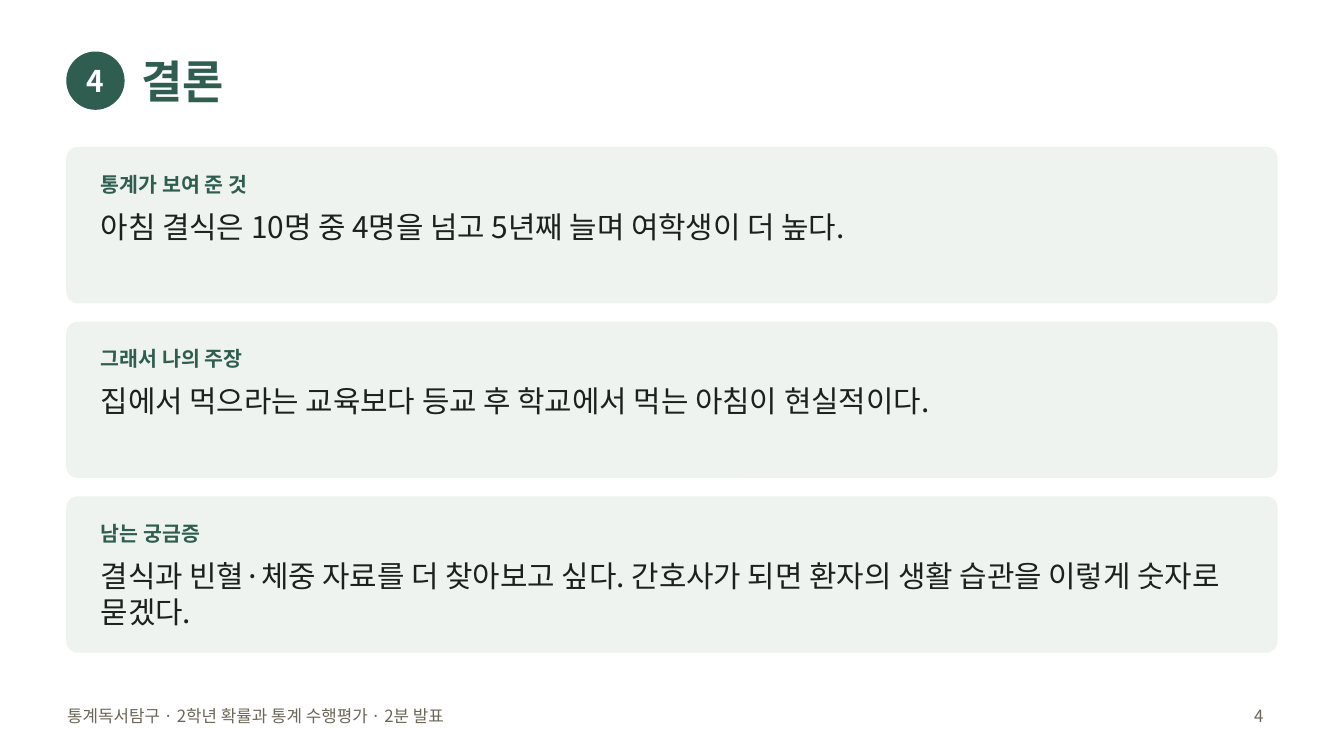
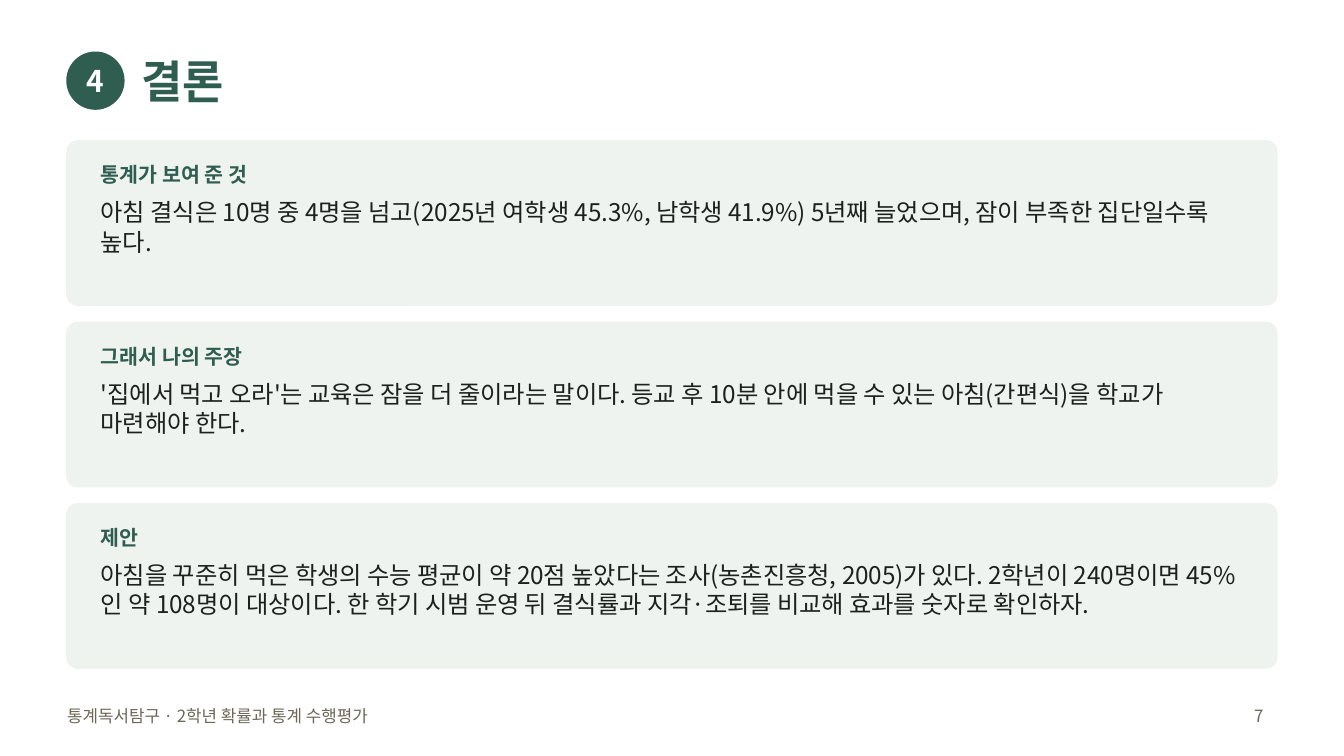
Before and after one commit to jaegeunsongsong/autobot, a slide deck: slide 7 of docs/2026-2학기-통계독서탐구-수행평가/발표예시-간호.pptx (slide 4 before the commit). Drawn at 1344x756 pixels with LibreOffice and Linux fonts; fonts in the diff are those of the drawing. Boxes give left, top, right and bottom in pixels: in the first picture for what was removed or moved away, otherwise in the second. Text is boxed around its words. In the diff, an @@ line names an element or a change of style, - is before the commit and + after.

```diff
--- a/docs/2026-2학기-통계독서탐구-수행평가/발표예시-간호.pptx
+++ b/docs/2026-2학기-통계독서탐구-수행평가/발표예시-간호.pptx
@@ rounded rectangle: place and size @@
-rounded rectangle at (67,148,1277,302)
+rounded rectangle at (67,141,1277,305)
@@ text "통계가 보여 준 것": place and size @@
-text "통계가 보여 준 것" at (101,174,247,194)
+text "통계가 보여 준 것" at (101,164,247,184)
@@ text at (101,201,1209,253): text changed; size 16 to 13 pt @@
-아침 결식은 10명 중 4명을 넘고 5년째 늘며 여학생이 더 높다.
+아침 결식은 10명 중 4명을 넘고(2025년 여학생 45.3%, 남학생 41.9%) 5년째 늘었으며, 잠이 부족한 집단일수록 높다.
@@ rounded rectangle: place and size @@
-rounded rectangle at (67,323,1277,477)
+rounded rectangle at (67,323,1277,487)
@@ text at (101,382,1164,434): text changed; size 16 to 13 pt @@
-집에서 먹으라는 교육보다 등교 후 학교에서 먹는 아침이 현실적이다.
+'집에서 먹고 오라'는 교육은 잠을 더 줄이라는 말이다. 등교 후 10분 안에 먹을 수 있는 아침(간편식)을 학교가 마련해야 한다.
@@ proportions changed in 3 elements at (67,141,1277,305), (67,323,1277,487), (67,504,1277,668) @@
@@ rounded rectangle: place and size @@
-rounded rectangle at (67,497,1277,652)
+rounded rectangle at (67,504,1277,668)
@@ text at (101,528,139,547): text changed @@
-남는 궁금증
+제안
@@ text at (101,563,1235,615): text changed; size 16 to 13 pt @@
-결식과 빈혈·체중 자료를 더 찾아보고 싶다. 간호사가 되면 환자의 생활 습관을 이렇게 숫자로 묻겠다.
+아침을 꾸준히 먹은 학생의 수능 평균이 약 20점 높았다는 조사(농촌진흥청, 2005)가 있다. 2학년이 240명이면 45%인 약 108명이 대상이다. 한 학기 시범 운영 뒤 결식률과 지각·조퇴를 비교해 효과를 숫자로 확인하자.
@@ text at (67,708,368,724): text changed @@
-통계독서탐구 · 2학년 확률과 통계 수행평가 · 2분 발표
+통계독서탐구 · 2학년 확률과 통계 수행평가
@@ page number at (1254,709,1263,722): text changed @@
-4
+7
```
Also in this commit, not shown: 3 other slides changed, 4 slides added, 8 other files.
